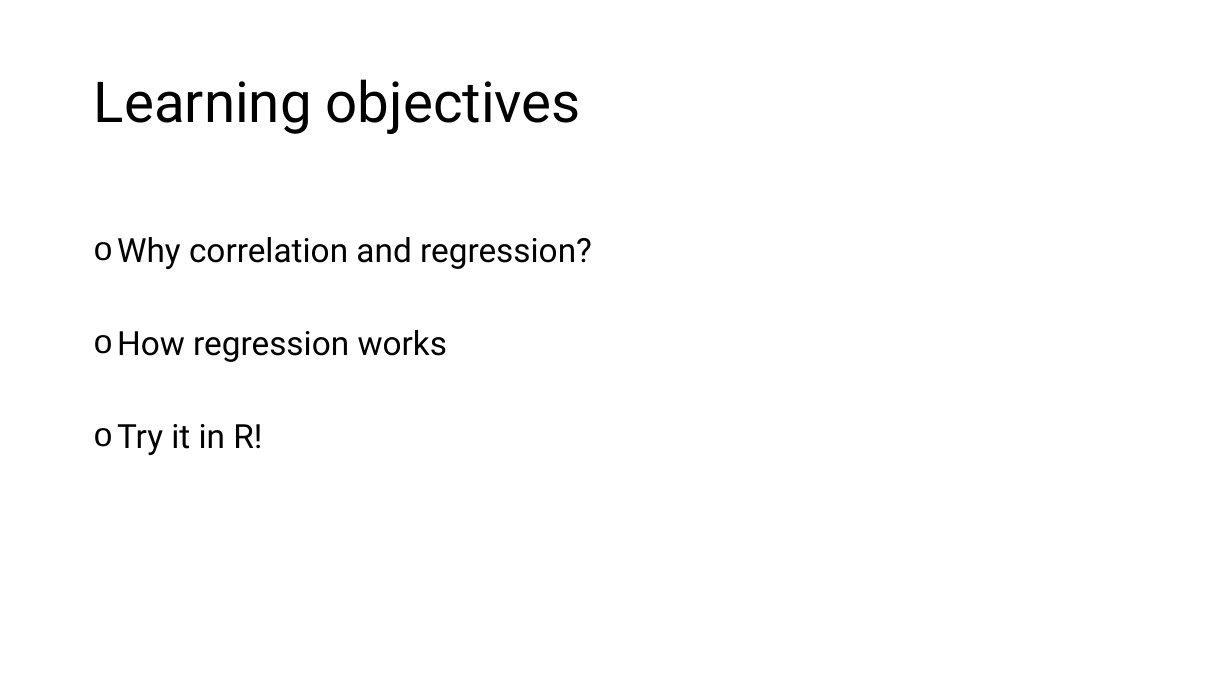
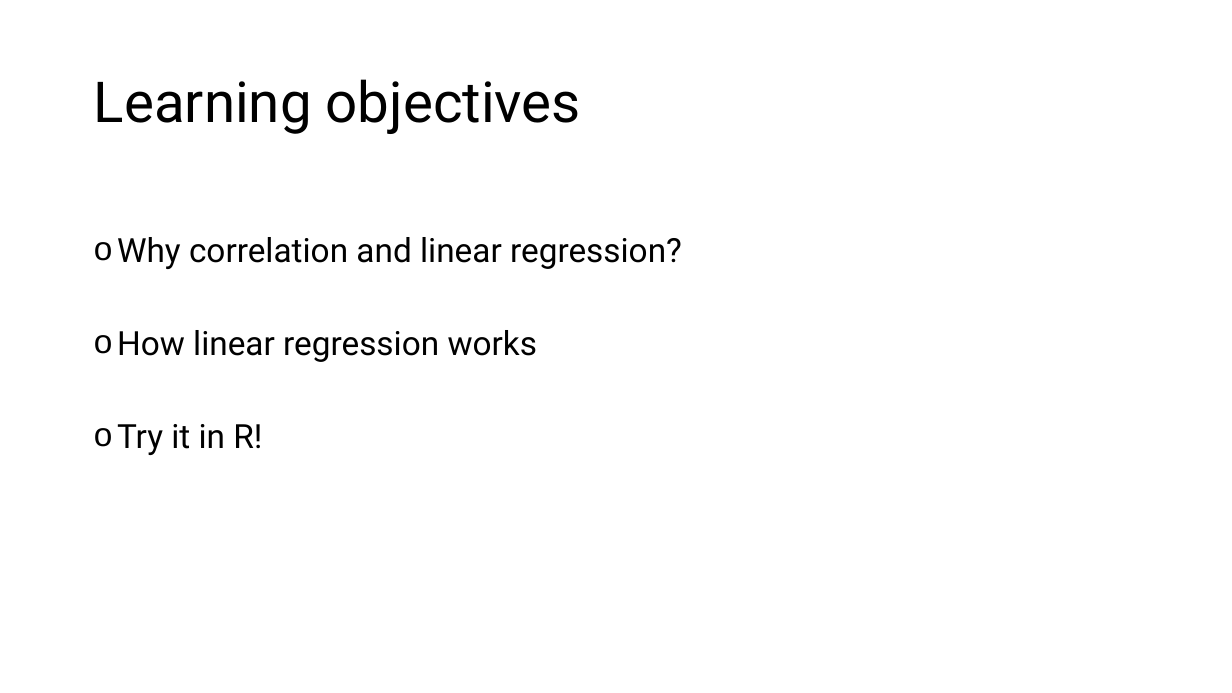
Before and after one commit to juliagallucci/Teaching_demonstrations, a slide deck: slide 2 of slide_decks/Correlation-Regression-demo2.pptx. Drawn at 1232x693 pixels with LibreOffice and Linux fonts; fonts in the diff are those of the drawing. Boxes give left, top, right and bottom in pixels: in the first picture for what was removed or moved away, otherwise in the second. Text is boxed around its words. In the diff, an @@ line names an element or a change of style, - is before the commit and + after.

```diff
--- a/slide_decks/Correlation-Regression-demo2.pptx
+++ b/slide_decks/Correlation-Regression-demo2.pptx
@@ text at [117,237,682,362]: text changed @@
-o Why correlation and regression?
-o How regression works
+o Why correlation and linear regression?
+o How linear regression works
```
Also in this commit, not shown: 4 other slides changed, 6 slides added, 2 slides removed.
